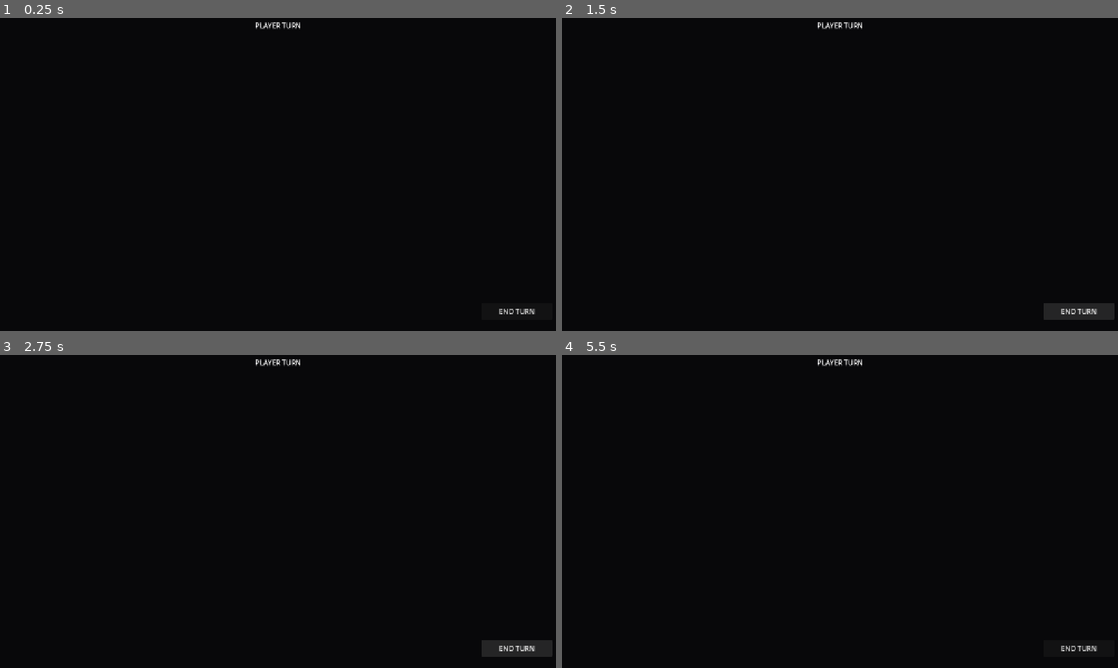
Above: before the commit, frames 1-4 (two rows, left to right).
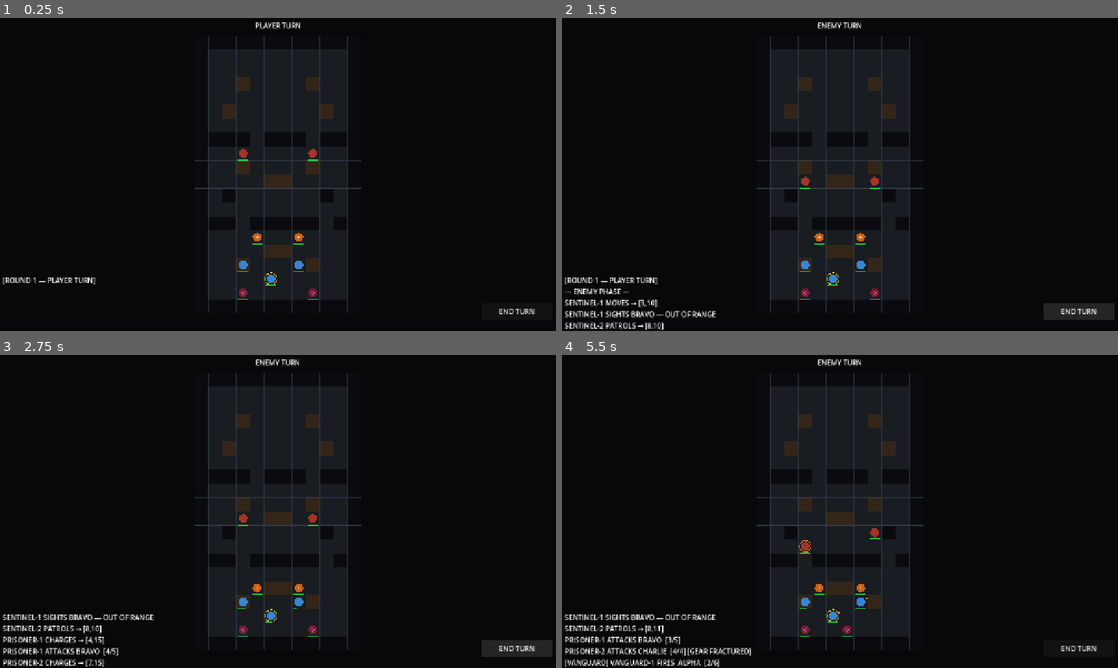
Above: after the commit, the same moments.

Repository: kavemankai/wizcool
Game: Godot game, scene res://scenes/Main.tscn
Two runs of this game, one before a commit and one after it. Both use one fixed random seed, a clock stepped at 60 frames per second and the inputs below. The project has no main scene, so this scene is started directly.
Inputs (mouse positions are in pixels of both pictures, inside the frame that each line leads up to):
- Up to frame 1 (0.25 s): no input
- Up to frame 2 (1.5 s): click "END TURN" at 0.5 s; click "END TURN" at 1.25 s
- Up to frame 3 (2.75 s): click "END TURN" at 2 s
- Up to frame 4 (5.5 s): tap Enter at 2.75 s; move the mouse to (962, 495) at 2.77 s; click (962, 495) at 2.92 s; tap Space at 3.5 s; move the mouse to (728, 527) at 3.52 s; click (728, 527) at 3.67 s; move the mouse to (895, 442) at 4.27 s; click (895, 442) at 4.42 s; move the mouse to (812, 574) at 5.02 s; click (812, 574) at 5.17 s

The runs differ from the first frame. In frame 1, 3.3% of the frame differs, in the area x 0-65%, y 5-95%; in frame 2, 4.4%; in frame 3, 4.6%; in frame 4, 5.0%, in the area x 0-65%, y 1-100%.
Error before the commit: Parse Error: Cannot infer the type of "result" variable because the value doesn't have a set type. (res://scripts/Main.gd:375)

Commit message:
Fix Godot 4.4 runtime parse errors — verified clean in headless engine
- GridManager: rename _set() → _set_tile() to avoid shadowing Node's built-in
  virtual _set(StringName, Variant); Godot rejected the mismatched override
- LOS.gd: replace max(abs()) with maxi(absi()) — abs/max return Variant in 4.4
  strict mode, causing 'inferred Variant' warning treated as error
- SaveData.gd: annotate JSON.parse_string() result as Variant explicitly
- Main.gd: use absi()/maxi() in _can_attack(); add explicit Unit/GridPos types
  to clicked_unit/clicked_grid; type loop var 'u: Unit' in hazard damage loop
  (Array.duplicate() returns untyped Array, making loop var Variant)

Verified: godot4 --headless --scene res://scenes/Main.tscn --quit-after 8
exits 0 with zero SCRIPT ERROR or ERROR lines.

https://claude.ai/code/session_01Bet8miDXGE7vLaSJR65mxr

Diff:
--- a/scripts/GridManager.gd
+++ b/scripts/GridManager.gd
@@ -39,43 +39,43 @@
 func _place_prototype_layout() -> void:
 	# Outer perimeter walls
 	for x in GRID_WIDTH:
-		_set(x, 0, TileType.WALL)
-		_set(x, GRID_HEIGHT - 1, TileType.WALL)
+		_set_tile(x, 0, TileType.WALL)
+		_set_tile(x, GRID_HEIGHT - 1, TileType.WALL)
 	for y in GRID_HEIGHT:
-		_set(0, y, TileType.WALL)
-		_set(GRID_WIDTH - 1, y, TileType.WALL)
+		_set_tile(0, y, TileType.WALL)
+		_set_tile(GRID_WIDTH - 1, y, TileType.WALL)
 
 	# Zone C / Zone B divider at row 7 — corridor openings at col 4 and 8
 	for x in GRID_WIDTH:
 		if x != 4 and x != 8:
-			_set(x, 7, TileType.WALL)
+			_set_tile(x, 7, TileType.WALL)
 
 	# Zone B / Zone A divider at row 13 — corridor openings at col 3 and 9
 	for x in GRID_WIDTH:
 		if x != 3 and x != 9:
-			_set(x, 13, TileType.WALL)
+			_set_tile(x, 13, TileType.WALL)
 
 	# Zone C cover (rows 1–6) — evidence locker area
-	_set(3, 3, TileType.COVER)
-	_set(8, 3, TileType.COVER)
-	_set(2, 5, TileType.COVER)
-	_set(9, 5, TileType.COVER)
+	_set_tile(3, 3, TileType.COVER)
+	_set_tile(8, 3, TileType.COVER)
+	_set_tile(2, 5, TileType.COVER)
+	_set_tile(9, 5, TileType.COVER)
 
 	# Zone B cover + internal walls (rows 8–12) — narrow corridors
-	_set(3, 9,  TileType.COVER)
-	_set(8, 9,  TileType.COVER)
-	_set(5, 10, TileType.COVER)
-	_set(6, 10, TileType.COVER)
-	_set(2, 11, TileType.WALL)
-	_set(9, 11, TileType.WALL)
+	_set_tile(3, 9,  TileType.COVER)
+	_set_tile(8, 9,  TileType.COVER)
+	_set_tile(5, 10, TileType.COVER)
+	_set_tile(6, 10, TileType.COVER)
+	_set_tile(2, 11, TileType.WALL)
+	_set_tile(9, 11, TileType.WALL)
 
 	# Zone A cover (rows 14–18) — player entry
-	_set(3, 16, TileType.COVER)
-	_set(8, 16, TileType.COVER)
-	_set(5, 15, TileType.COVER)
-	_set(6, 15, TileType.COVER)
+	_set_tile(3, 16, TileType.COVER)
+	_set_tile(8, 16, TileType.COVER)
+	_set_tile(5, 15, TileType.COVER)
+	_set_tile(6, 15, TileType.COVER)
 
-func _set(x: int, y: int, type: int) -> void:
+func _set_tile(x: int, y: int, type: int) -> void:
 	if x >= 0 and x < GRID_WIDTH and y >= 0 and y < GRID_HEIGHT:
 		tiles[x][y] = type
 
--- a/scripts/LOS.gd
+++ b/scripts/LOS.gd
@@ -15,7 +15,7 @@
 
 	var dx := x1 - x0
 	var dy := y1 - y0
-	var steps := max(abs(dx), abs(dy))
+	var steps: int = maxi(absi(dx), absi(dy))
 
 	for i in range(1, steps):
 		var t := float(i) / float(steps)
--- a/scripts/Main.gd
+++ b/scripts/Main.gd
@@ -140,8 +140,8 @@
 		_handle_click(event.global_position)
 
 func _handle_click(click_pos: Vector2) -> void:
-	var clicked_unit := _unit_at_screen(click_pos)
-	var clicked_grid := grid_manager.world_to_grid(click_pos)
+	var clicked_unit: Unit = _unit_at_screen(click_pos)
+	var clicked_grid: GridPos = grid_manager.world_to_grid(click_pos)
 
 	match input_state:
 		InputState.IDLE:
@@ -234,9 +234,9 @@
 func _can_attack(attacker: Unit, target: Unit) -> bool:
 	if target.is_downed:
 		return false
-	var dx := abs(attacker.grid_pos.x - target.grid_pos.x)
-	var dy := abs(attacker.grid_pos.y - target.grid_pos.y)
-	if max(dx, dy) > attacker.attack_range:
+	var dx: int = absi(attacker.grid_pos.x - target.grid_pos.x)
+	var dy: int = absi(attacker.grid_pos.y - target.grid_pos.y)
+	if maxi(dx, dy) > attacker.attack_range:
 		return false
 	return LOS.has_los(attacker.grid_pos, target.grid_pos, grid_manager)
 
@@ -367,7 +367,7 @@
 	# Apply hazard damage to any unit on warning tiles
 	var warned := grid_manager.get_warning_tiles()
 	if warned.size() > 0:
-		for u in units.duplicate():
+		for u: Unit in units.duplicate():
 			if u.is_downed:
 				continue
 			for wp in warned:
--- a/scripts/SaveData.gd
+++ b/scripts/SaveData.gd
@@ -11,7 +11,7 @@
 		return 1
 	var json_str := file.get_as_text()
 	file.close()
-	var parsed := JSON.parse_string(json_str)
+	var parsed: Variant = JSON.parse_string(json_str)
 	if parsed == null or not parsed is Dictionary:
 		return 1
 	return int(parsed.get("rival_rank", 1))
Not shown, added: icon.svg.import
Not shown, added: scripts/GearItem.gd.uid
Not shown, added: scripts/GridManager.gd.uid
Not shown, added: scripts/GridPos.gd.uid
Not shown, added: scripts/HUD.gd.uid
Not shown, added: scripts/HazardManager.gd.uid
Not shown, added: scripts/LOS.gd.uid
Not shown, added: scripts/Main.gd.uid
Not shown, added: scripts/MovementRange.gd.uid
Not shown, added: scripts/SaveData.gd.uid
Not shown, added: scripts/Unit.gd.uid
Not shown, added: scripts/ai/EnemyAI.gd.uid
(and 3 more such lines)
